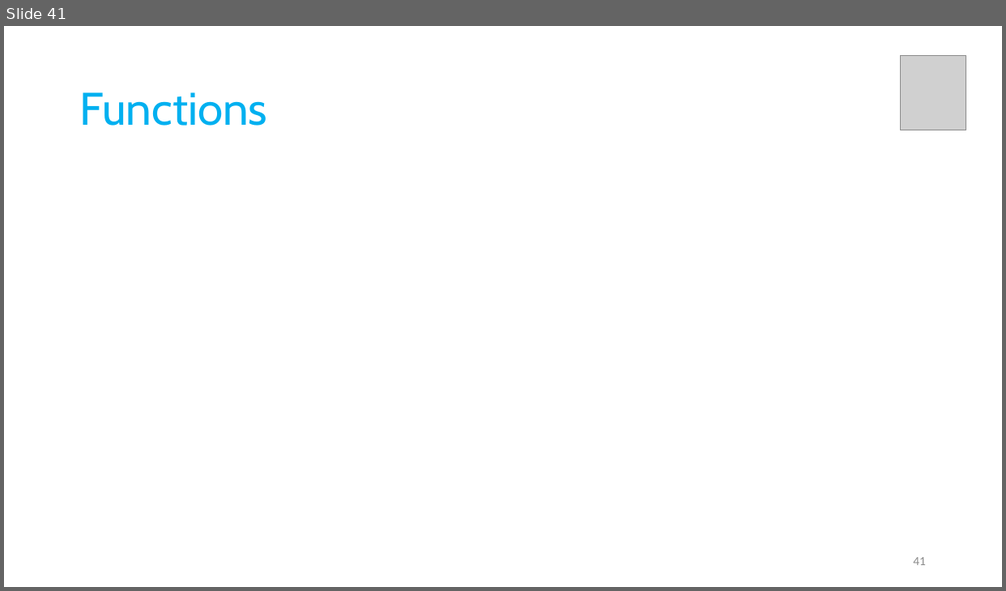
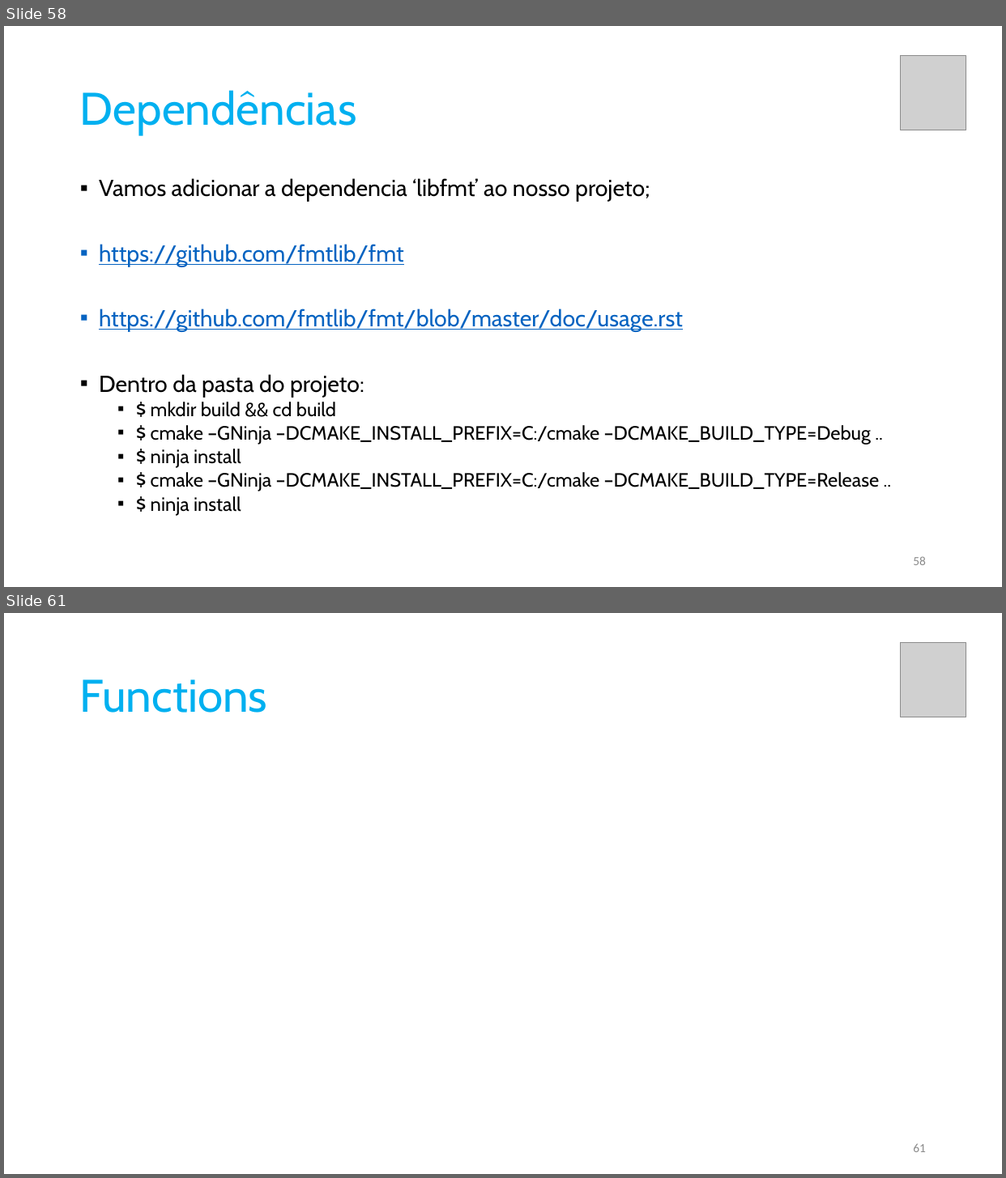
Before and after one commit to pfaco/ees_cpp, a slide deck: slides/C++.pptx. Shown one above the other, each under a label of ours: slide 41 before the commit, slides 58 and 61 after it; the slides between them are not shown. The pictures are 1006x591 and 1006x1178 pixels, drawn with LibreOffice and Linux fonts; fonts in the diff are those of the drawing; grey boxes stand for pictures. Boxes give left, top, right and bottom in pixels: in the first picture for what was removed or moved away, otherwise in the second. Text is boxed around its words. In the diff, an @@ line names an element or a change of style, - is before the commit and + after.

```diff
--- a/slides/C++.pptx
+++ b/slides/C++.pptx
@@ slide 58 added at box(4, 26, 1002, 587), background #FFFFFF @@
@@ picture added at box(901, 56, 967, 130) @@
@@ title added at box(80, 90, 356, 135), 44 pt, text #00B0F0 @@
+Dependências
@@ text added at box(99, 178, 880, 516), 18.5 pt, text #000000 @@
+▪ Vamos adicionar a dependencia ‘libfmt’ ao nosso projeto;
+▪ https://github.com/fmtlib/fmt
+▪ https://github.com/fmtlib/fmt/blob/master/doc/usage.rst
+▪ Dentro da pasta do projeto:
+  ▪ $ mkdir build && cd build
+  ▪ $ cmake –GNinja –DCMAKE_INSTALL_PREFIX=C:/cmake –DCMAKE_BUILD_TYPE=Debug ..
+  ▪ $ ninja install
+  ▪ $ cmake –GNinja –DCMAKE_INSTALL_PREFIX=C:/cmake –DCMAKE_BUILD_TYPE=Release ..
+  ▪ $ ninja install
@@ page number added at box(913, 557, 926, 565), 12 pt, text #8C8C8C @@
+58
@@ what was slide 41 is now slide 61 @@
@@ page number at box(913, 1144, 926, 1152): text changed @@
-41
+61
```
Also in this commit, not shown: 2 slides changed, 17 other slides added, 4 other files.
